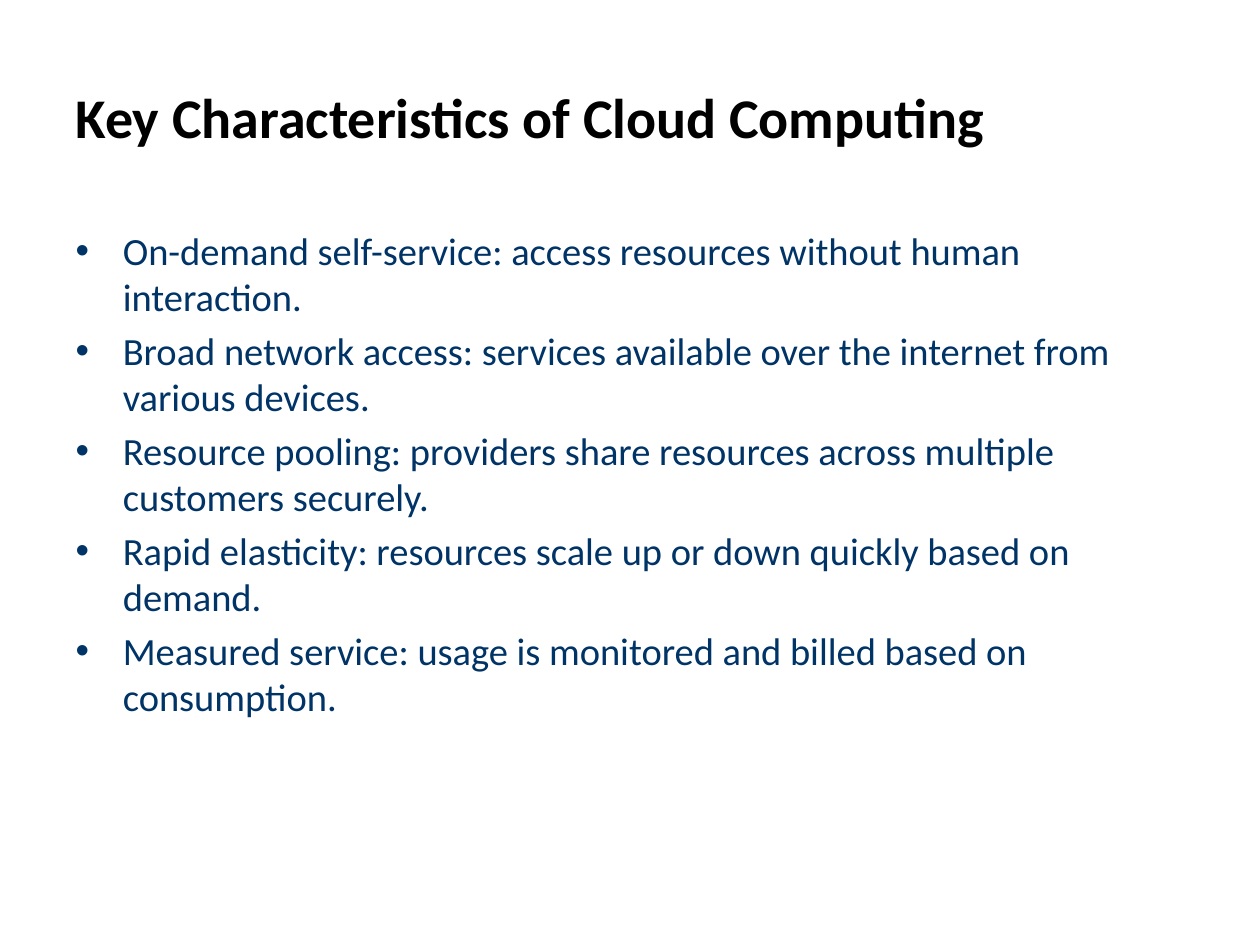
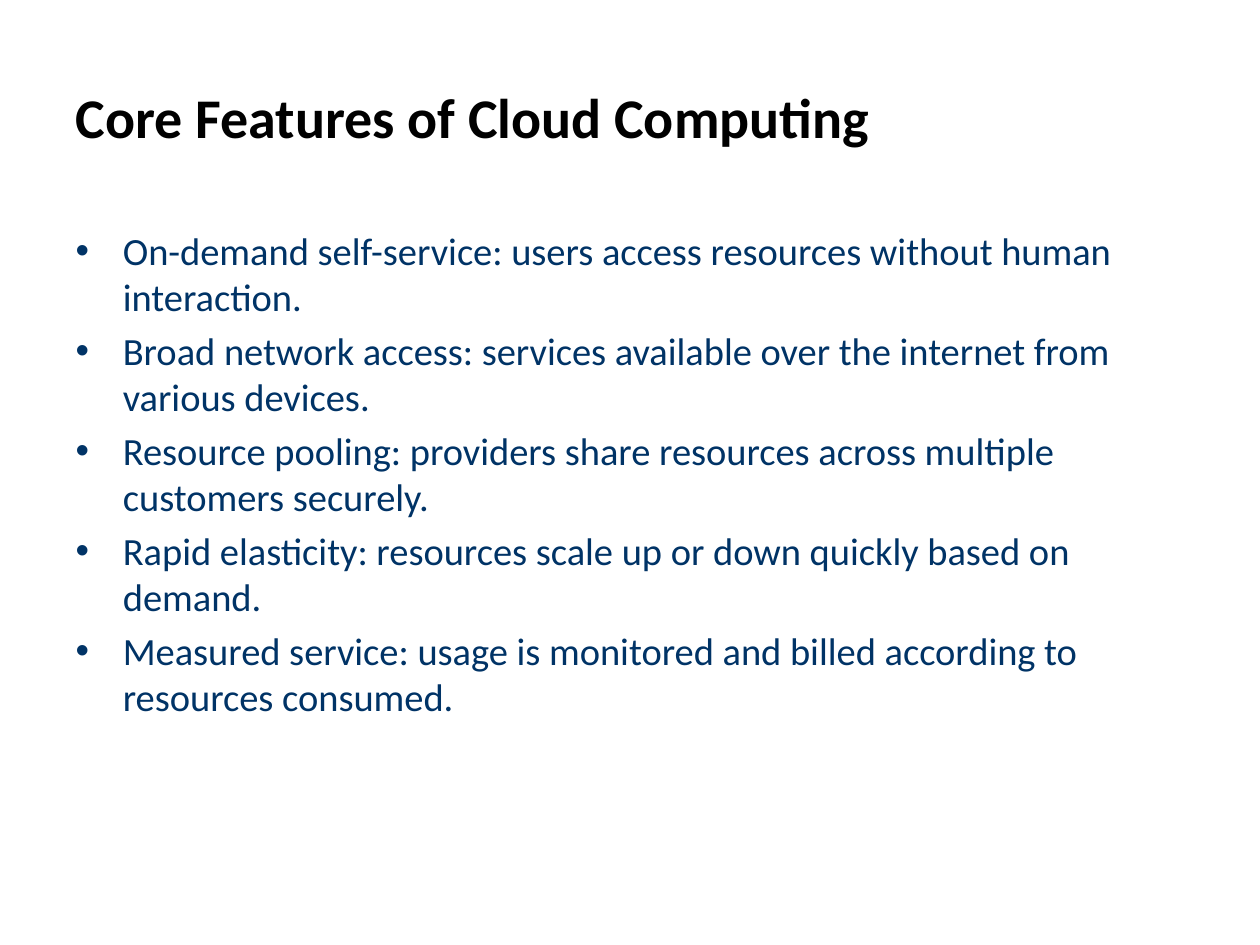
Before and after one commit to CodeByMonil/Lecture-Notes-Processor, a slide deck: slide 3 of outputs/slides/Monil_cc-lecture.pptx. Drawn at 1260x945 pixels with LibreOffice and Linux fonts; fonts in the diff are those of the drawing. Boxes give left, top, right and bottom in pixels: in the first picture for what was removed or moved away, otherwise in the second. Text is boxed around its words. In the diff, an @@ line names an element or a change of style, - is before the commit and + after.

```diff
--- a/outputs/slides/Monil_cc-lecture.pptx
+++ b/outputs/slides/Monil_cc-lecture.pptx
@@ title at (x1=76, y1=98, x2=869, y2=148): text changed @@
-Key Characteristics of Cloud Computing
+Core Features of Cloud Computing
@@ text at (x1=123, y1=238, x2=1111, y2=312): text changed @@
-• On-demand self-service: access resources without human interaction.
+• On-demand self-service: users access resources without human interaction.
@@ text at (x1=123, y1=638, x2=1077, y2=712): text changed @@
-• Measured service: usage is monitored and billed based on consumption.
+• Measured service: usage is monitored and billed according to resources consumed.
```
Also in this commit, not shown: 6 other slides changed, 2 slides added, 1 slide removed, 19 other files.
